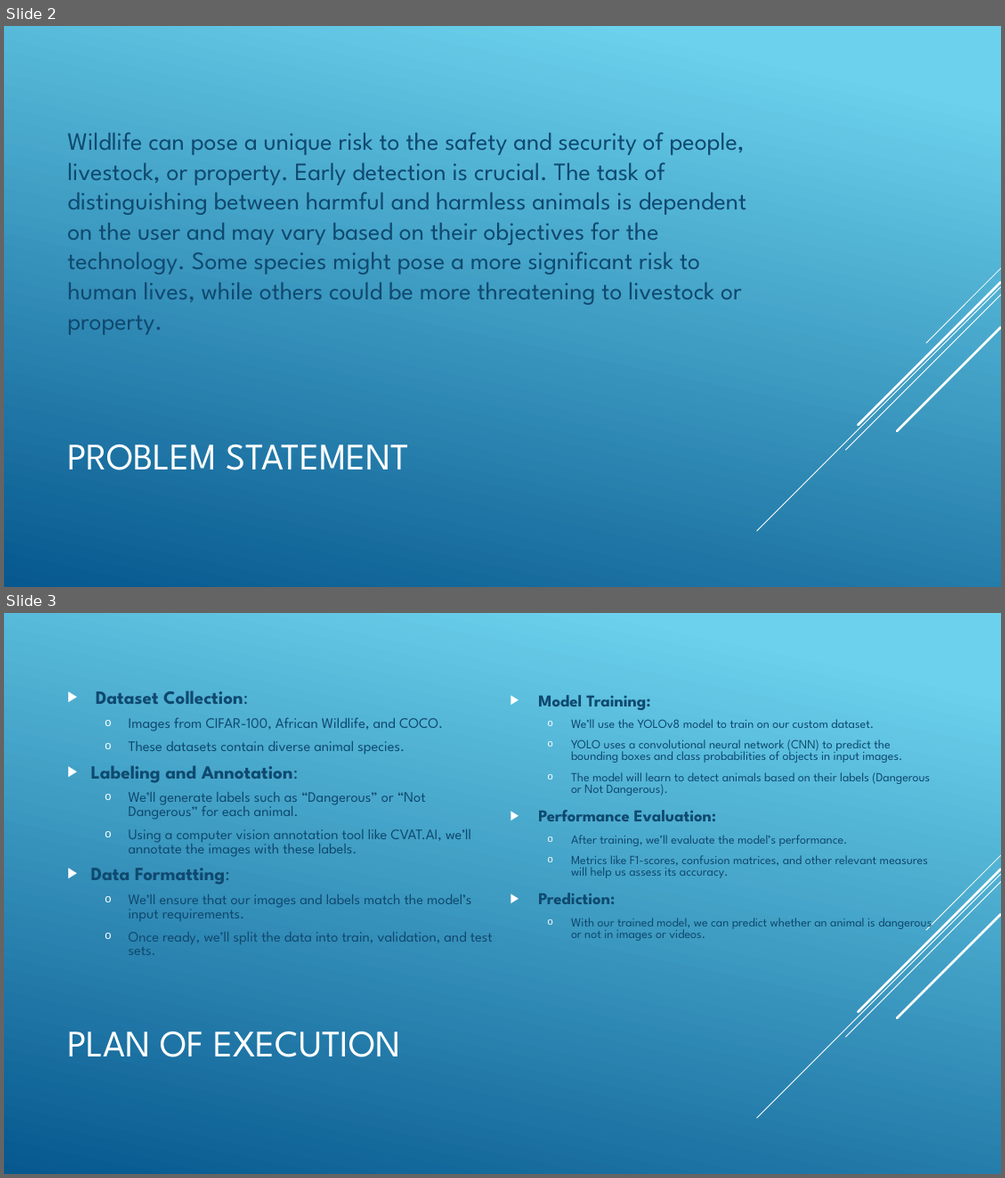
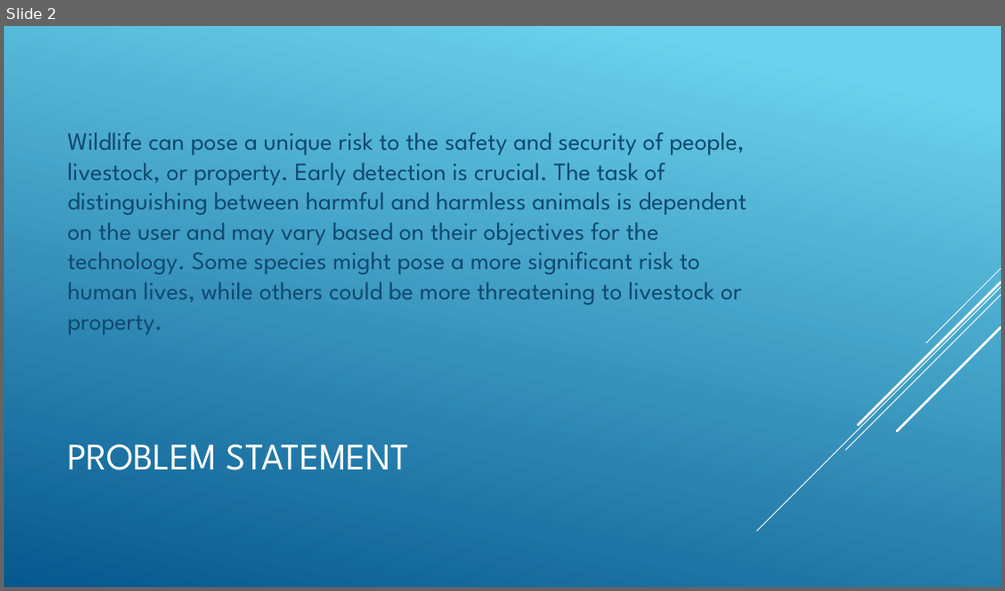
Before and after one commit to ColeBromfield01/dangerous-animal-detection, a slide deck: Dangerous Animal Detection Final.pptx. Shown one above the other, each under a label of ours: slides 2 and 3 before the commit, slide 2 after it. The pictures are 1005x1178 and 1005x591 pixels, drawn with LibreOffice and Linux fonts; fonts in the diff are those of the drawing. Boxes give left, top, right and bottom in pixels: in the first picture for what was removed or moved away, otherwise in the second. Text is boxed around its words. In the diff, an @@ line names an element or a change of style, - is before the commit and + after.

```diff
--- a/Dangerous Animal Detection Final.pptx
+++ b/Dangerous Animal Detection Final.pptx
@@ slide 3 removed at [4, 613, 1001, 1174], background gradient #6ED2EB to #06588E; not listed: 5 template elements that a slide beside it also shows @@
@@ text removed at [91, 690, 493, 955] @@
-▶ Dataset Collection:
-  o Images from CIFAR-100, African Wildlife, and COCO.
-  o These datasets contain diverse animal species.
-▶ Labeling and Annotation:
-  o We’ll generate labels such as “Dangerous” or “Not Dangerous” for each animal.
-  o Using a computer vision annotation tool like CVAT.AI, we’ll annotate the images with these labels.
-▶ Data Formatting:
-  o We’ll ensure that our images and labels match the model’s input requirements.
-  o Once ready, we’ll split the data into train, validation, and test sets.
@@ text removed at [538, 695, 931, 941] @@
-▶ Model Training:
-  o We’ll use the YOLOv8 model to train on our custom dataset.
-  o YOLO uses a convolutional neural network (CNN) to predict the bounding boxes and class probabilities of objects in input images.
-  o The model will learn to detect animals based on their labels (Dangerous or Not Dangerous).
-▶ Performance Evaluation:
-  o After training, we’ll evaluate the model’s performance.
-  o Metrics like F1-scores, confusion matrices, and other relevant measures will help us assess its accuracy.
-▶ Prediction:
-  o With our trained model, we can predict whether an animal is dangerous or not in images or videos.
@@ title removed at [67, 1030, 401, 1057] @@
-PLAN OF EXECUTION
```
Also in this commit, not shown: 1 slide changed, 6 slides added, 1 other slide removed, 3 other files.
